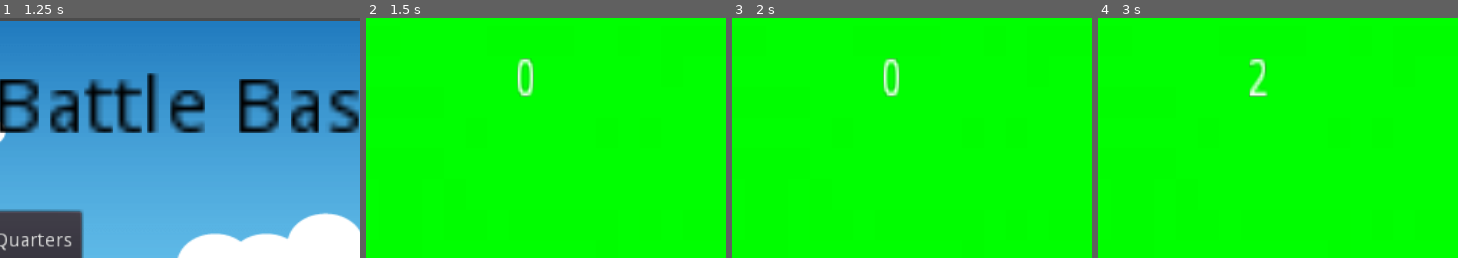
Above: before the commit, frames 1-4 (left to right).
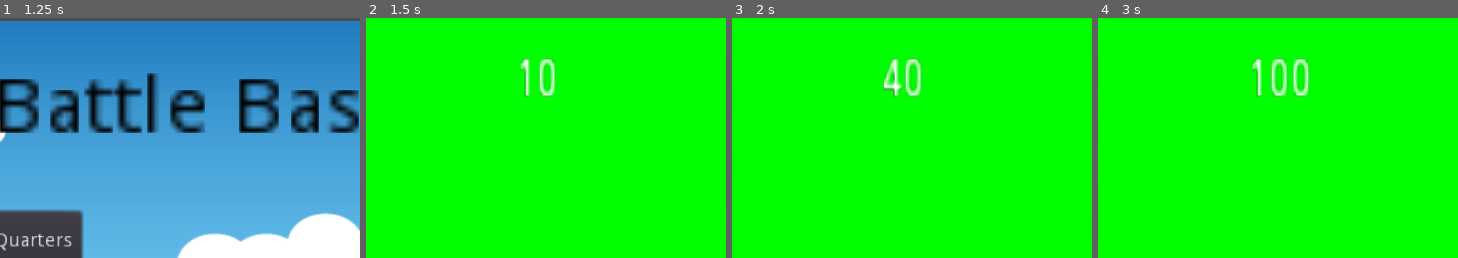
Above: after the commit, the same moments.

Repository: extreme-coder/battlechicken
Game: Godot game, scene res://startScreen.tscn
Same seed, same stepped clock (60 frames per second), same inputs: the game is played once before the commit and once after it.
Inputs (mouse positions are % of the whole screen's width and height, from its top left):
- Up to frame 1 (1.25 s): click "Play" at 0.5 s
- Up to frame 2 (1.5 s): click "Chicken Quarters" at 1.25 s
- Up to frame 3 (2 s): no input
- Up to frame 4 (3 s): click (61, 60) at 2 s; click (61, 60) at 2.75 s
The pictures show only the part of the screen within x 24-74%, y 0-50%; the shares and areas given below are measured in that part.

Frame 1 is identical in both runs. In frame 2, 1.2% of the frame differs, in the area x 41-53%, y 16-33%; in frame 3, 1.2%; in frame 4, 1.6%, in the area x 41-59%, y 16-33%.

Commit message:
sxjygw

Diff:
--- a/Training Grounds.gd
+++ b/Training Grounds.gd
@@ -11,10 +11,10 @@
 
 func _process(delta):
 	get_node("Label").set_text(str(CluckBucks))# Called every frame. Delta is time since last frame.
-#	# Update game logic here.
+	CluckBucks += 1
 	pass
 
 
 func _on_Button_pressed():
-	CluckBucks += 1
+
 	pass # replace with function body
